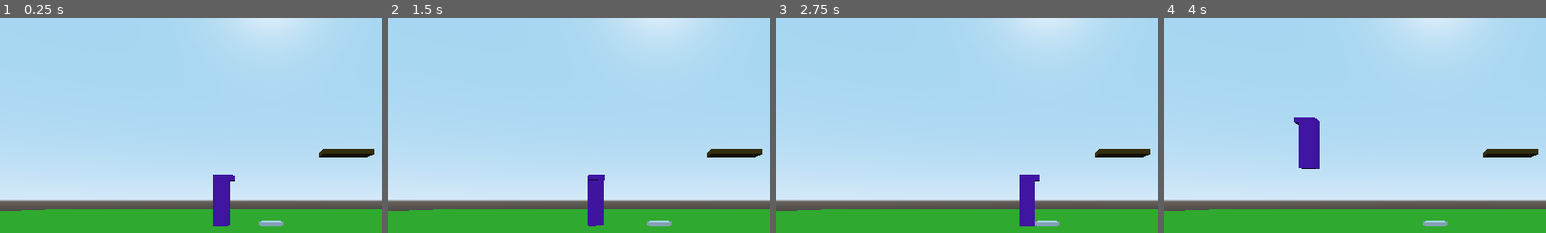
Above: before the commit, frames 1-4 (left to right).
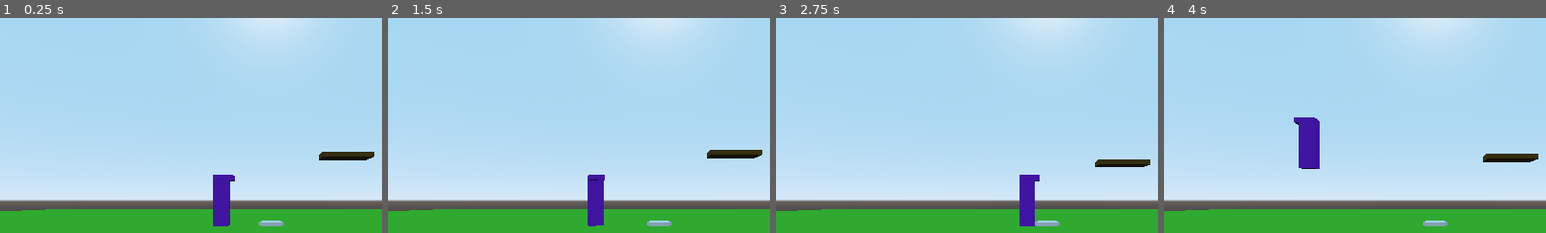
Above: after the commit, the same moments.

Repository: dsaltares/ludumdare-47
Game: Godot game, scene res://JayPlayground.tscn
Two runs of this game, one before a commit and one after it. Both use one fixed random seed, a clock stepped at 60 frames per second and the inputs below. This scene is started directly instead of the project's main scene.
Inputs:
- Up to frame 1 (0.25 s): no input
- Up to frame 2 (1.5 s): hold D (move_right) 0.53-1.28 s; tap N (new_run) at 0.6, 1.35 s; tap Space (jump) at 0.77 s; hold A (move_left) from 1.28 s (still down)
- Up to frame 3 (2.75 s): tap Space (jump) at 1.52 s; release A (move_left) at 2.03 s; hold D (move_right) from 2.03 s (still down); tap N (new_run) at 2.1 s
- Up to frame 4 (4 s): tap Enter at 2.75 s; tap N (new_run) at 2.85, 3.6 s; tap Space (jump) at 3.02, 3.77 s; release D (move_right) at 3.53 s; hold A (move_left) from 3.53 s (still down)
The pictures show only the part of the screen within x 14-64%, y 8-58%; the shares and areas given below are measured in that part.

The runs differ from the first frame. In frame 1, 0.6% of the frame differs, in the area x 83-98%, y 60-67%; in frame 2, 0.2%; in frame 3, 1.1%, in the area x 83-98%, y 60-70%; in frame 4, 0.9%.
Error in both runs: Attempt to call function 'add_child' in base 'null instance' on a null instance. (res://DavidPlayground.gd:10)

Commit message:
activate platforms if no switch is connected

Diff:
--- a/game/Environment/MovingPlatform.gd
+++ b/game/Environment/MovingPlatform.gd
@@ -3,7 +3,6 @@
 export var idle_duration := 1.0
 export var move_to := Vector3.RIGHT * 3
 export var time := 2.0
-export var active := true
 
 onready var tween := $Tween
 
@@ -35,6 +34,9 @@
 		idle_duration + time
 	)
 
+	if !is_connected("pressure_plate_activated", self, "_on_pressure_plate_activated"):
+		tween.start()
+
 func _physics_process(delta: float) -> void:
 	translation = translation.linear_interpolate(follow, 0.075)
 
--- a/game/JayPlayground.tscn
+++ b/game/JayPlayground.tscn
@@ -25,7 +25,6 @@
 transform = Transform( 1, 0, 0, 0, 1, 0, 0, 0, 1, 3, 3, 0 )
 idle_duration = 0.0
 move_to = Vector3( 0, -2, 0 )
-active = false
 
 [node name="Player" parent="." instance=ExtResource( 2 )]
 transform = Transform( 1, 0, 0, 0, 1, 0, 0, 0, 1, -2, 0.1, 0 )
